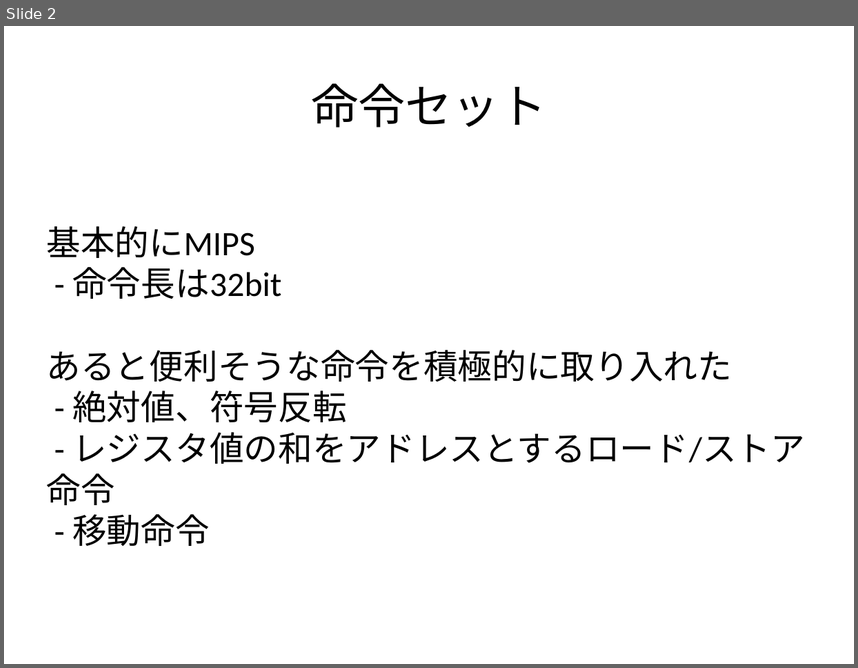
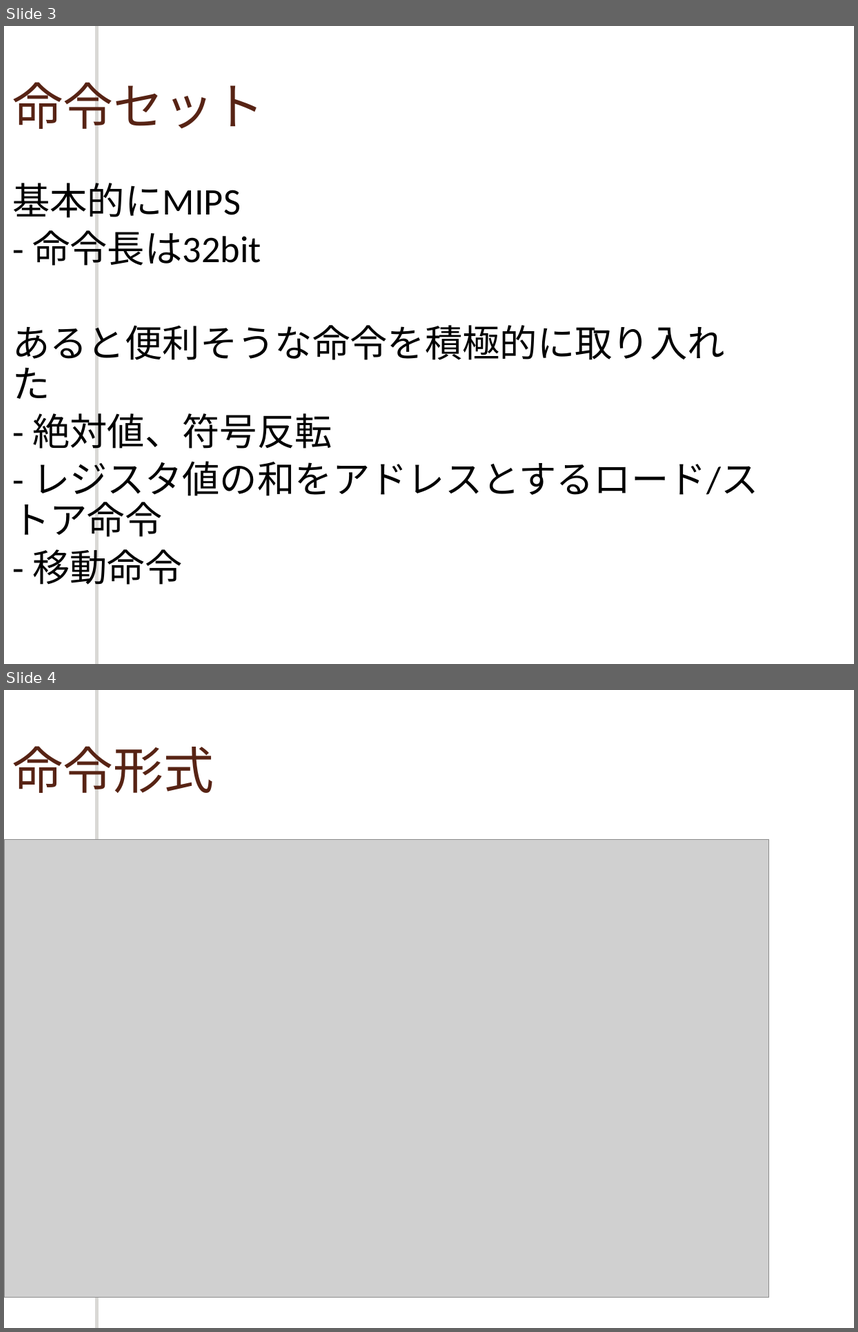
Before and after one commit to cpumul4/cpuex, a slide deck: 10_09.odp. Shown one above the other, each under a label of ours: slide 2 before the commit, slides 3 and 4 after it. The pictures are 858x668 and 858x1332 pixels, drawn with LibreOffice and Linux fonts; fonts in the diff are those of the drawing; grey boxes stand for pictures; background and template pictures are left out. Boxes give left, top, right and bottom in pixels: in the first picture for what was removed or moved away, otherwise in the second. Text is boxed around its words. In the diff, an @@ line names an element or a change of style, - is before the commit and + after.

```diff
--- a/10_09.odp
+++ b/10_09.odp
@@ slide 4 added at (4, 690, 854, 1328), background picture (left out); not listed: 1 template element that a slide beside it also shows @@
@@ title added at (12, 738, 214, 802), 47 pt, text #572314 @@
+命令形式
@@ picture added at (4, 839, 769, 1297) @@
@@ what was slide 2 is now slide 3 @@
@@ slide 3 changed as well @@
@@ freeform shape added at (98, 26, 105, 664), fill #FFFFFF @@
@@ title "命令セット": place and size @@
-title "命令セット" at (311, 83, 546, 127)
+title "命令セット" at (12, 74, 264, 138)
@@ title "命令セット" at (12, 74, 264, 138): size 44 to 47 pt, text colour #000000 to #572314; alignment centre to left @@
@@ subtitle "基本的にMIPS": place and size @@
-subtitle "基本的にMIPS" at (47, 226, 805, 546)
+subtitle "基本的にMIPS" at (12, 176, 759, 590)
@@ subtitle "基本的にMIPS" at (12, 176, 759, 590): size 32 to 35 pt; line spacing 1 to 0.9; more space between paragraphs @@
```
Also in this commit, not shown: 6 other slides changed, 7 other slides added, 2 slides removed.
